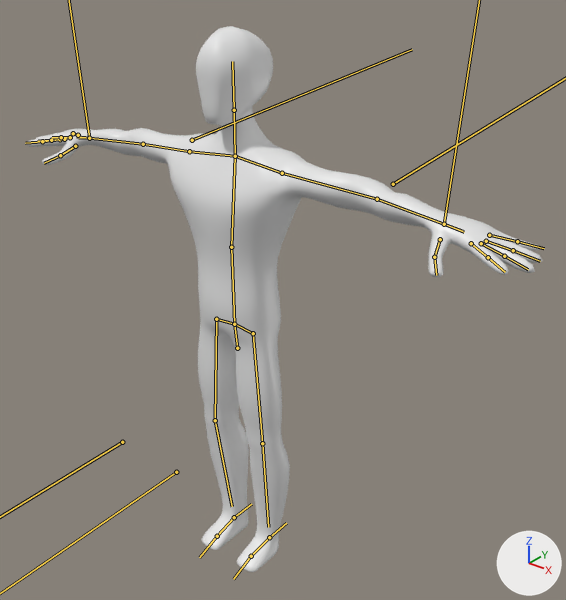
An edit to the glTF model client/main/assets/dummy.glb, drawn before and after from the same camera.
One viewpoint serves both versions: a 50 mm lens placed at (1.6, -1.77, 2.21), pointed at (0.04, 0.18, 1.0). The lights are fixed; the arrows at lower right show +X, +Y and +Z. The bones that bend it are drawn over the model as lines.
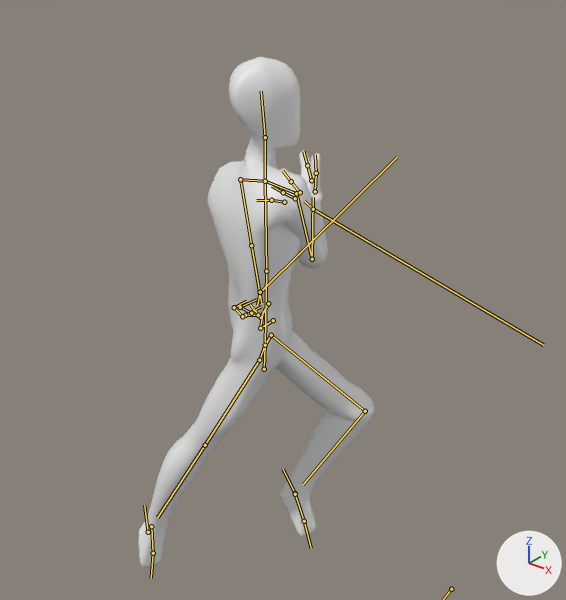
The newer file adds an action. The first version stands in its rest pose; the second is drawn at frame 6 of the action 'Airslap'.

Location of each change, (x1, y1, x2, y2) in pixels of the pictures (566 x 600 px):
'Mesh', posed (54% narrower, 6% shorter): before (26, 26, 543, 572); after (138, 57, 375, 568)
bone 'Funny', root to tip: before (237, 348) to (234, 324); after (264, 369) to (265, 345)
bone 'Abdomen', root to tip: before (234, 324) to (231, 247); after (265, 345) to (266, 271)
bone 'Chest', root to tip: before (231, 247) to (235, 156); after (266, 271) to (265, 181)
bone 'Neck', root to tip: before (235, 156) to (234, 110); after (265, 181) to (265, 137)
bone 'Head', root to tip: before (234, 110) to (232, 61); after (265, 137) to (261, 91)
bone 'UpperArm.L', root to tip: before (282, 173) to (377, 199); after (240, 179) to (251, 245)
bone 'ForeArm.L', root to tip: before (377, 199) to (462, 231); after (251, 245) to (261, 303)
bone 'UpperArm.R', root to tip: before (189, 151) to (143, 144); after (296, 193) to (312, 259)
bone 'ForeArm.R', root to tip: before (143, 144) to (76, 136); after (312, 259) to (313, 197)
bone 'Thigh.L', root to tip: before (253, 333) to (262, 443); after (271, 335) to (365, 411)
bone 'Shin.L', root to tip: before (262, 443) to (268, 527); after (365, 411) to (303, 484)
bone 'Thigh.R', root to tip: before (216, 319) to (215, 420); after (259, 360) to (205, 445)
bone 'Shin.R', root to tip: before (215, 420) to (232, 506); after (205, 445) to (157, 517)
bone 'HeelIK.L', root to tip: before (269, 537) to (286, 523); after (295, 493) to (283, 469)
bone 'ThumBase.L', root to tip: before (440, 239) to (434, 257); after (268, 303) to (260, 317)
bone 'ThumbTip.L', root to tip: before (434, 257) to (436, 275); after (260, 317) to (250, 304)
bone 'IndexBase.L', root to tip: before (471, 243) to (488, 257); after (273, 320) to (260, 328)
bone 'IndexTip.L', root to tip: before (488, 257) to (505, 272); after (260, 328) to (263, 311)
bone 'MiddleBase.L', root to tip: before (481, 243) to (504, 256); after (258, 315) to (245, 315)
bone 'MiddleTip.L', root to tip: before (504, 256) to (528, 269); after (245, 315) to (261, 306)
bone 'RingBase.L', root to tip: before (486, 241) to (513, 250); after (251, 313) to (240, 307)
bone 'RingTip.L', root to tip: before (513, 250) to (540, 261); after (240, 307) to (256, 299)
bone 'LittleBase.L', root to tip: before (489, 235) to (517, 241); after (242, 316) to (234, 307)
bone 'LittleTip.L', root to tip: before (517, 241) to (544, 248); after (234, 307) to (246, 301)
bone 'HeelIK.R', root to tip: before (234, 517) to (251, 504); after (148, 532) to (144, 505)
bone 'Foot.R', root to tip: before (234, 517) to (217, 536); after (151, 526) to (153, 553)
bone 'IndexBase.R', root to tip: before (60, 139) to (42, 141); after (311, 180) to (307, 165)

The change in detail:
Bone 'Funny' (bone_funny) moves from (0.0, 0.0, 0.0) to (0.068, -0.094, -0.049).
Bone 'Funny' (bone_funny) turns from (0, 0, 0) to (14, 116, 8) degrees about its own x, y and z.
Bone 'Abdomen' (bone_abdomen) turns from (0, 0, 0) to (5, 18, -1) degrees about its own x, y and z.
Bone 'Chest' (bone_chest) turns from (0, 0, 0) to (6, 25, -9) degrees about its own x, y and z.
Bone 'Neck' (bone_neck) turns from (0, 0, 0) to (-23, -63, 31) degrees about its own x, y and z.
Bone 'Head' (bone_head) turns from (0, 0, 0) to (-6, 41, -2) degrees about its own x, y and z.
Bone 'UpperArm.L' (bone_upperarm_l) turns from (0, 0, 0) to (-59, 15, -69) degrees about its own x, y and z.
Bone 'ForeArm.L' (bone_forearm_l) turns from (0, 0, 0) to (-5, 1, 23) degrees about its own x, y and z.
Bone 'UpperArm.R' (bone_upperarm_r) turns from (0, 0, 0) to (-75, 29, 80) degrees about its own x, y and z.
Bone 'ForeArm.R' (bone_forearm_r) turns from (0, 0, 0) to (11, -6, 61) degrees about its own x, y and z.
Bone 'Thigh.L' (bone_thigh_l) turns from (0, 0, 0) to (-59, 27, -33) degrees about its own x, y and z.
Bone 'Shin.L' (bone_shin_l) turns from (0, 0, 0) to (49, -21, 44) degrees about its own x, y and z.
Bone 'Thigh.R' (bone_thigh_r) turns from (0, 0, 0) to (32, 8, 2) degrees about its own x, y and z.
Bone 'Shin.R' (bone_shin_r) turns from (0, 0, 0) to (-7, 0, 6) degrees about its own x, y and z.
Bone 'HeelIK.L' (bone_heelik_l) moves from (0.0, 0.0, 0.0) to (0.032, 0.121, 0.155).
Bone 'HeelIK.L' (bone_heelik_l) turns from (0, 0, 0) to (41, 8, 81) degrees about its own x, y and z.
Bone 'HandIK.L' (bone_handik_l) moves from (0.0, 0.0, 0.0) to (-0.895, -0.647, -0.268).
Bone 'HandIK.L' (bone_handik_l) turns from (0, 0, 0) to (-107, 2, -97) degrees about its own x, y and z.
Bone 'ThumBase.L' (bone_thumbase_l) turns from (0, 0, 0) to (75, -1, 11) degrees about its own x, y and z.
Bone 'ThumbTip.L' (bone_thumbtip_l) turns from (0, 0, 0) to (31, -14, 85) degrees about its own x, y and z.
Bone 'IndexBase.L' (bone_indexbase_l) moves from (0.0, 0.0, 0.0) to (0.019, 0.013, 0.015).
Bone 'IndexBase.L' (bone_indexbase_l) turns from (0, 0, 0) to (-63, -1, 90) degrees about its own x, y and z.
Bone 'IndexTip.L' (bone_indextip_l) turns from (0, 0, 0) to (-13, 4, 107) degrees about its own x, y and z.
Bone 'MiddleBase.L' (bone_middlebase_l) moves from (0.0, 0.0, 0.0) to (-0.004, -0.021, -0.004).
Bone 'MiddleBase.L' (bone_middlebase_l) turns from (0, 0, 0) to (-57, 13, 101) degrees about its own x, y and z.
Bone 'MiddleTip.L' (bone_middletip_l) turns from (0, 0, 0) to (-36, 27, 101) degrees about its own x, y and z.
Bone 'RingBase.L' (bone_ringbase_l) moves from (0.0, 0.0, 0.0) to (-0.012, -0.016, -0.001).
Bone 'RingBase.L' (bone_ringbase_l) turns from (0, 0, 0) to (-47, 34, 92) degrees about its own x, y and z.
Bone 'RingTip.L' (bone_ringtip_l) turns from (0, 0, 0) to (-27, 34, 107) degrees about its own x, y and z.
Bone 'LittleBase.L' (bone_littlebase_l) moves from (0.0, 0.0, 0.0) to (-0.003, 0.021, -0.011).
Bone 'LittleBase.L' (bone_littlebase_l) turns from (0, 0, 0) to (-50, 50, 86) degrees about its own x, y and z.
Bone 'LittleTip.L' (bone_littletip_l) turns from (0, 0, 0) to (5, 36, 118) degrees about its own x, y and z.
Bone 'HeelIK.R' (bone_heelik_r) moves from (0.0, 0.0, 0.0) to (-0.219, -0.267, -0.011).
Bone 'HeelIK.R' (bone_heelik_r) turns from (0, 0, 0) to (64, 14, 81) degrees about its own x, y and z.
Bone 'Foot.R' (bone_foot_r) moves from (0.0, 0.0, 0.0) to (0.012, -0.027, -0.019).
Bone 'HandIK.R' (bone_handik_r) moves from (0.0, 0.0, 0.0) to (0.788, -0.239, -0.269).
Bone 'HandIK.R' (bone_handik_r) turns from (0, 0, 0) to (-119, -30, -15) degrees about its own x, y and z.
Bone 'IndexBase.R' (bone_indexbase_r) moves from (0.0, 0.0, 0.0) to (-0.019, 0.013, 0.015).
